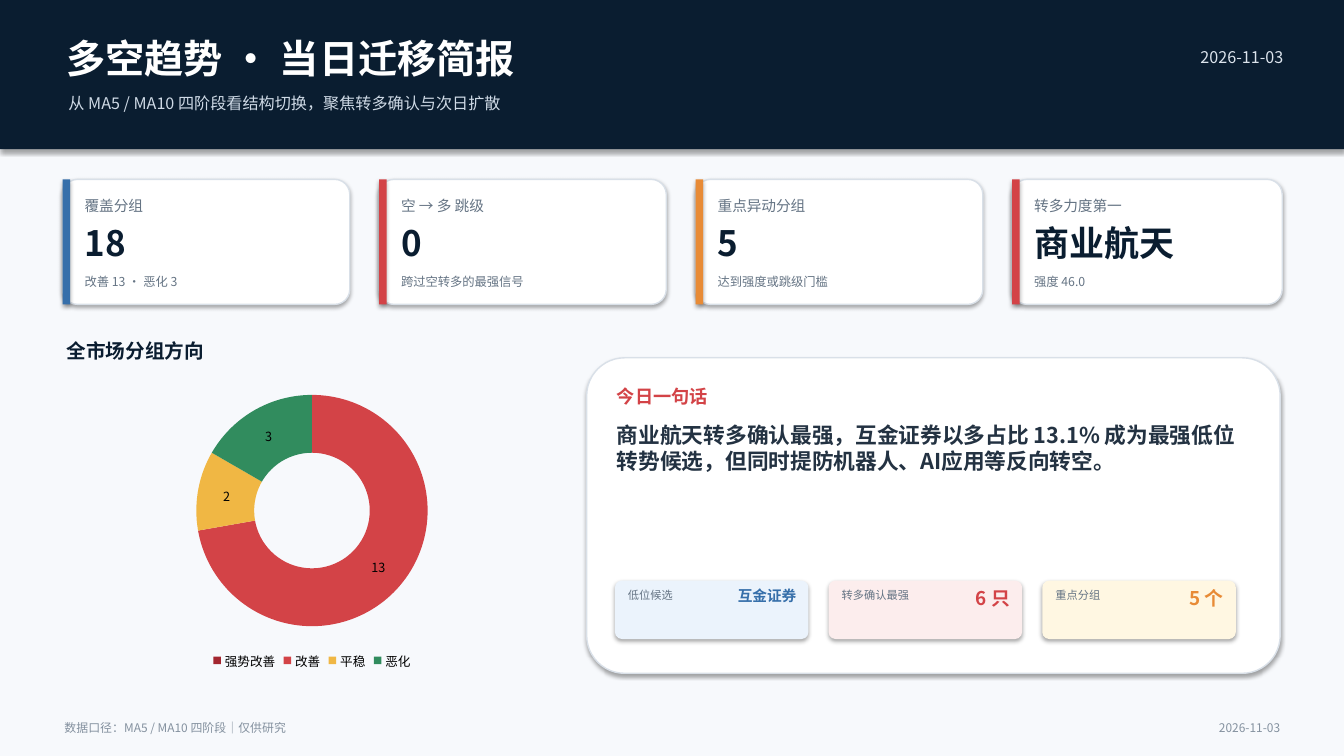
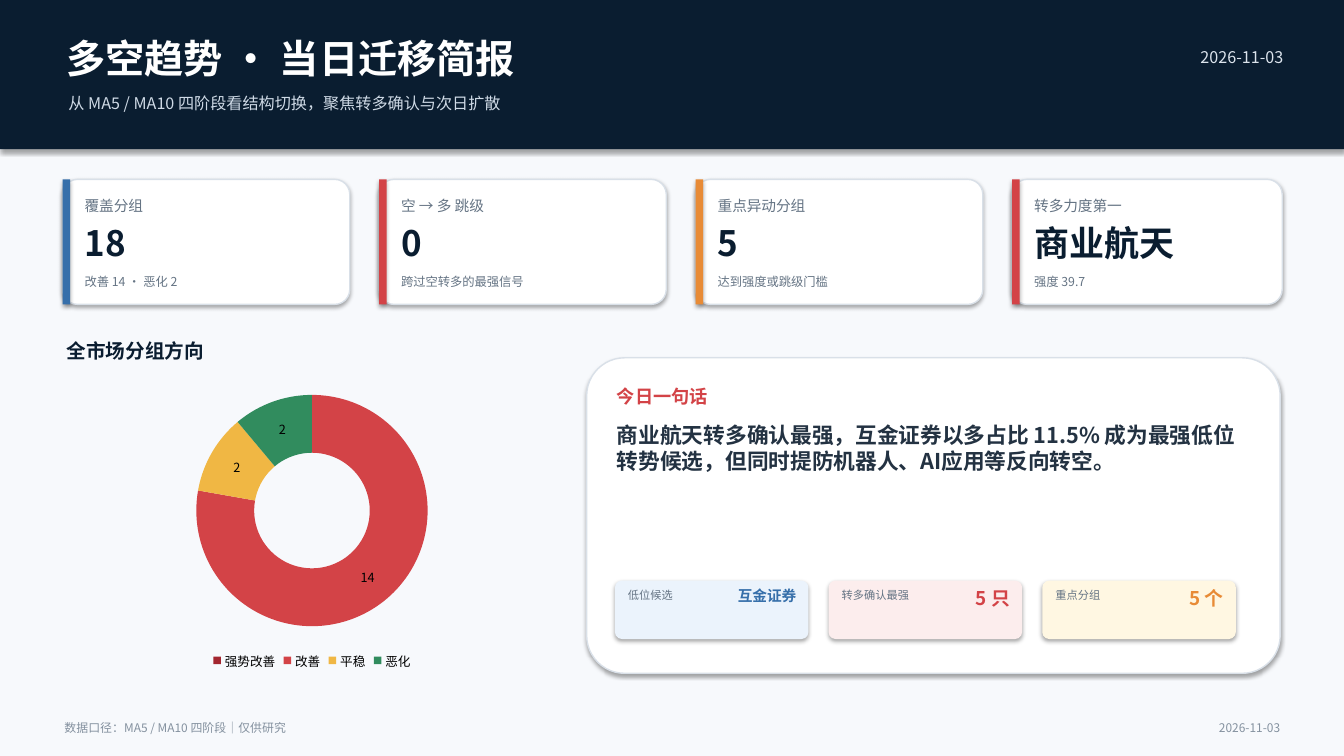
Before and after one commit to nancybhc/a-share-blast-lab, a slide deck: slide 1 of assets/多空阶段简报_2026-11-03.pptx. Drawn at 1344x756 pixels with LibreOffice and Linux fonts; fonts in the diff are those of the drawing. Boxes give left, top, right and bottom in pixels: in the first picture for what was removed or moved away, otherwise in the second. Text is boxed around its words. In the diff, an @@ line names an element or a change of style, - is before the commit and + after.

```diff
--- a/assets/多空阶段简报_2026-11-03.pptx
+++ b/assets/多空阶段简报_2026-11-03.pptx
@@ text at (x1=85, y1=276, x2=178, y2=287): text changed @@
-改善 13 · 恶化 3
+改善 14 · 恶化 2
@@ text at (x1=1034, y1=276, x2=1085, y2=287): text changed @@
-强度 46.0
+强度 39.7
@@ doughnut chart at (x1=73, y1=381, x2=552, y2=674) @@
@@ Series 1, 改善: 13 to 14 @@
@@ Series 1, 恶化: 3 to 2 @@
@@ text at (x1=617, y1=424, x2=1235, y2=472): text changed @@
-商业航天转多确认最强，互金证券以多占比 13.1% 成为最强低位转势候选，但同时提防机器人、AI应用等反向转空。
+商业航天转多确认最强，互金证券以多占比 11.5% 成为最强低位转势候选，但同时提防机器人、AI应用等反向转空。
@@ text at (x1=976, y1=590, x2=1010, y2=607): text changed @@
-6 只
+5 只
```
Also in this commit, not shown: 3 other slides changed, 6 other files.
